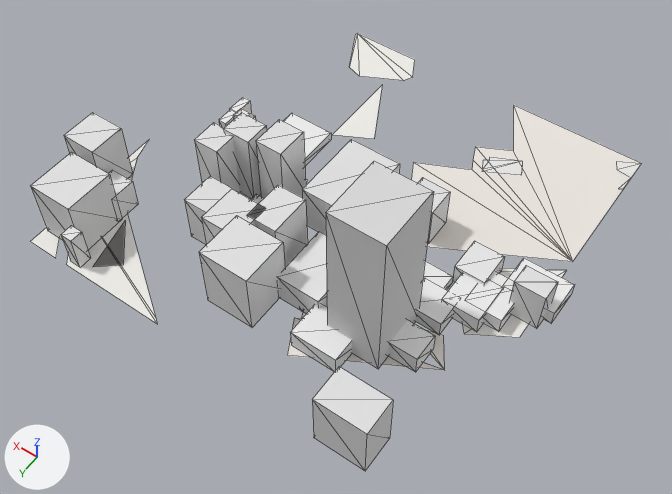
The glTF model white-model-six-districts/chunks/123_99_mid.glb as it was, and as the next commit left it.
The view is the same before and after, from a camera (50 mm lens) standing at (1354.0, 1824.0, 802.0) and looking at (1707.0, 1331.0, 26.0). Lighting does not change. The marker at lower left points along +X, +Y and +Z. The older version comes first. Mesh edges are drawn as thin lines. Vertices at exactly the same position are counted once.
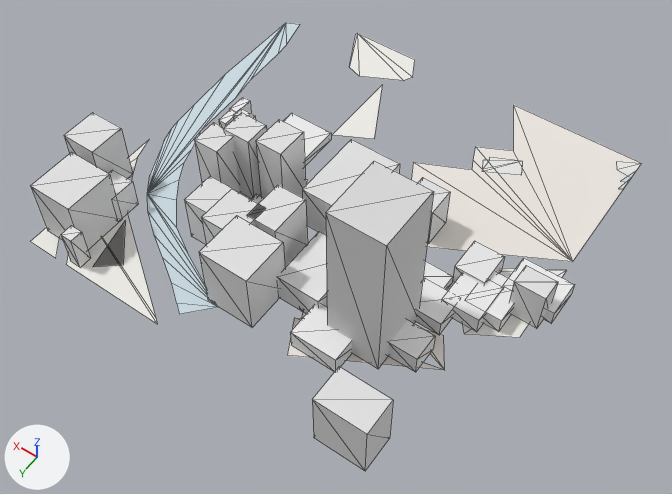
Where the change shows, as pixel boxes (x1, y1, x2, y2) in the pictures (672 x 494 px):
'Mesh_0', reshaped: before (31, 33, 641, 471); after (31, 22, 641, 471)
part 1 of me_mesh_0, added: after (147, 22, 300, 314)
part 2 of me_mesh_0, added: after (621, 171, 636, 182)

The change, as a list of edits to the scene's bpy script:
```text
Change me_mesh_0:
    used by ob_mesh_0; location = (0.0, 0.0, 0.0)
    verts and faces of me_mesh_0; kept vertices keep their numbers, new ones are numbered from 365
    remove me_mesh_0.from_pydata(...)  # 365 vertices, 411 faces; spans x 1481.0..2021.0, y 1000.0..1510.0, z -6.0..195.0
    add me_mesh_0.from_pydata(...)  # 395 vertices, 437 faces; spans x 1481.0..2021.0, y 1000.0..1510.0, z -6.0..195.0
    me_mesh_0 part 1: a new loose piece of 27 vertices spanning x 1774.0..2000.0, y 1028.0..1478.0, z -4.0, in mat_material_0
    me_mesh_0 part 2
    add verts[365] = (1500.0, 1016.0, -3.0)  # pixel (636, 170)
    add verts[366] = (1508.0, 1042.0, -3.0)  # pixel (620, 181)
    add verts[367] = (1500.0, 1038.0, -3.0)  # pixel (628, 182)
    add faces += [(365, 366, 367)]
```
